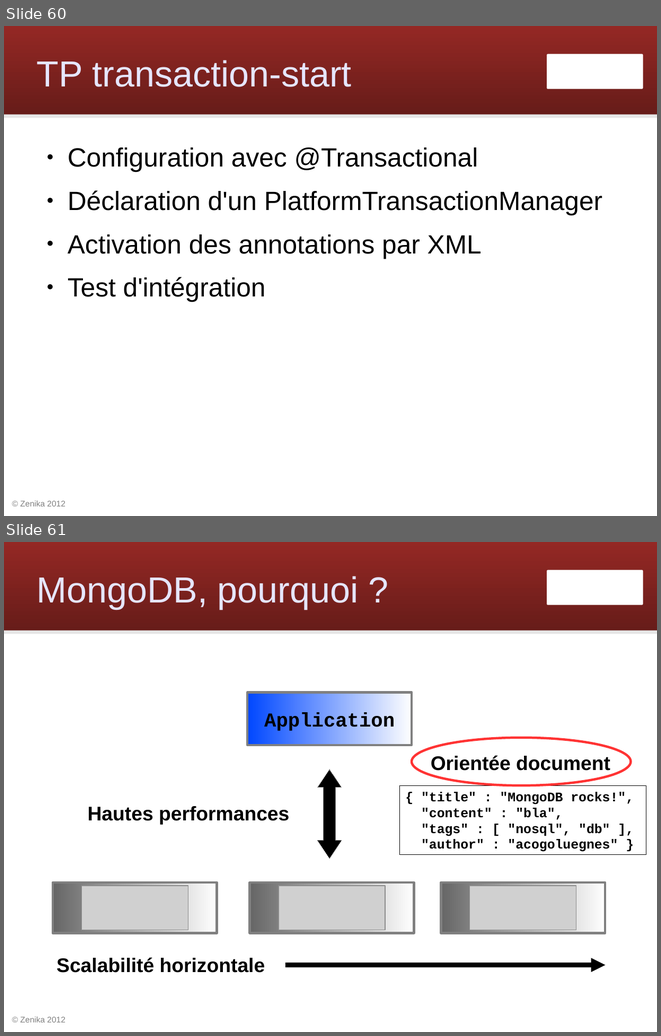
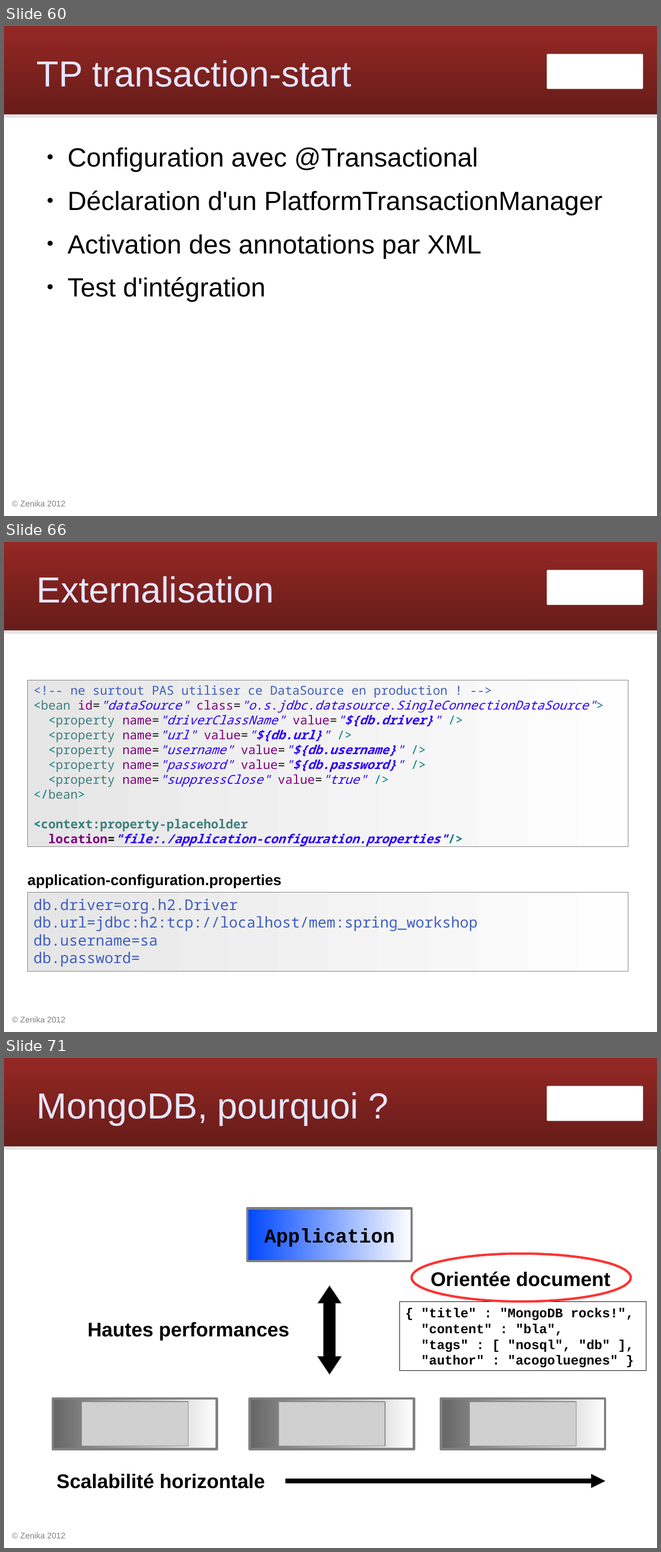
Before and after one commit to Zenika/workshop-spring-core, a slide deck: spring-workshop.odp. Shown one above the other, each under a label of ours: slides 60 and 61 before the commit, slides 60, 66 and 71 after it; the slides between them are not shown. The pictures are 661x1036 and 661x1552 pixels, drawn with LibreOffice and Linux fonts; fonts in the diff are those of the drawing; grey boxes stand for pictures; background and template pictures are left out. Boxes give left, top, right and bottom in pixels: in the first picture for what was removed or moved away, otherwise in the second. Text is boxed around its words. In the diff, an @@ line names an element or a change of style, - is before the commit and + after.

Commit message:
slides web

```diff
--- a/spring-workshop.odp
+++ b/spring-workshop.odp
@@ slide 66 added at (4, 542, 657, 1032), background #FFFFFF; not listed: 4 template elements that a slide beside it also shows @@
@@ title added at (37, 576, 274, 603), 44 pt, text #E6E6FF @@
+Externalisation
@@ rectangle added at (28, 680, 628, 847), fill gradient #E6E6E6 to #FEFEFE, outline #808080 0 pt, 15 pt, text #2A00FF, italic @@
+<!-- ne surtout PAS utiliser ce DataSource en production ! -->
+<bean id="dataSource" class="o.s.jdbc.datasource.SingleConnectionDataSource">
+<property name="driverClassName" value="${db.driver}" />
+<property name="url" value="${db.url}" />
+<property name="username" value="${db.username}" />
+<property name="password" value="${db.password}" />
+<property name="suppressClose" value="true" />
+</bean>
+<context:property-placeholder
+location="file:./application-configuration.properties"/>
@@ text added at (27, 874, 281, 888), 18 pt, text #000000, bold @@
+application-configuration.properties
@@ rectangle added at (28, 892, 628, 971), fill gradient #E6E6E6 to #FEFEFE, outline #808080 0 pt, 18 pt, text #3F5FBF @@
+db.driver=org.h2.Driver
+db.url=jdbc:h2:tcp://localhost/mem:spring_workshop
+db.username=sa
+db.password=
@@ what was slide 61 is now slide 71 @@
```
Also in this commit, not shown: 9 other slides added.
